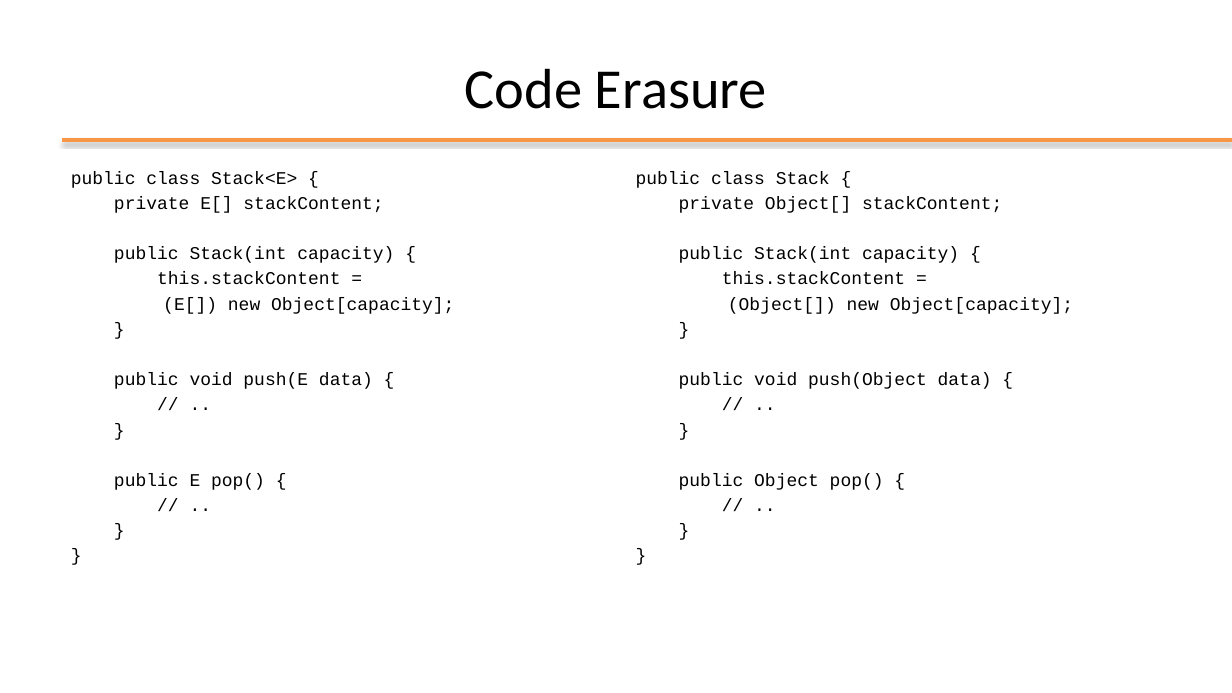
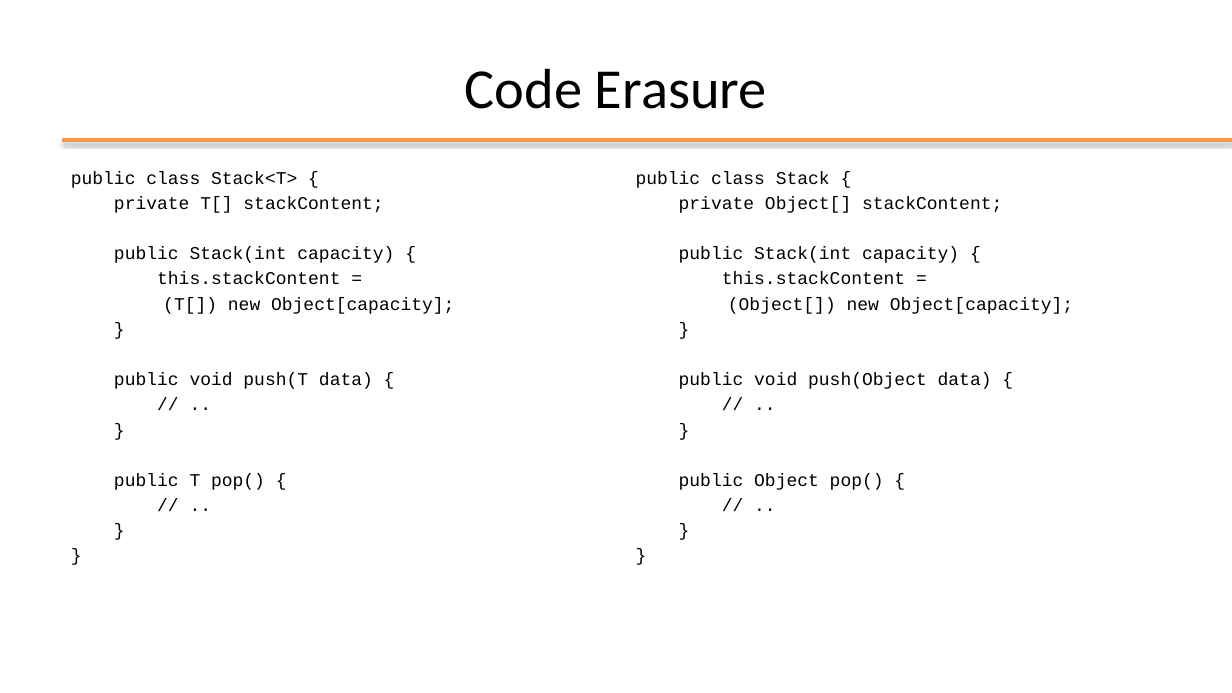
Before and after one commit to plctechnician/ooprogramming, a slide deck: slide 18 of java/slides/ppt/05 - Java Generic Data Structures.pptx. Drawn at 1232x693 pixels with LibreOffice and Linux fonts; fonts in the diff are those of the drawing; background and template pictures are left out. Boxes give left, top, right and bottom in pixels: in the first picture for what was removed or moved away, otherwise in the second. Text is boxed around its words. In the diff, an @@ line names an element or a change of style, - is before the commit and + after.

```diff
--- a/java/slides/ppt/05 - Java Generic Data Structures.pptx
+++ b/java/slides/ppt/05 - Java Generic Data Structures.pptx
@@ text at [71, 171, 383, 213]: text changed @@
-public class Stack<E> {
-private E[] stackContent;
+public class Stack<T> {
+private T[] stackContent;
@@ text at [163, 297, 454, 314]: text changed @@
-(E[]) new Object[capacity];
+(T[]) new Object[capacity];
@@ text at [114, 373, 373, 389]: text changed @@
-public void push(E data) {
+public void push(T data) {
@@ text at [114, 473, 265, 490]: text changed @@
-public E pop() {
+public T pop() {
```
Also in this commit, not shown: 7 other slides changed, 8 other files.
